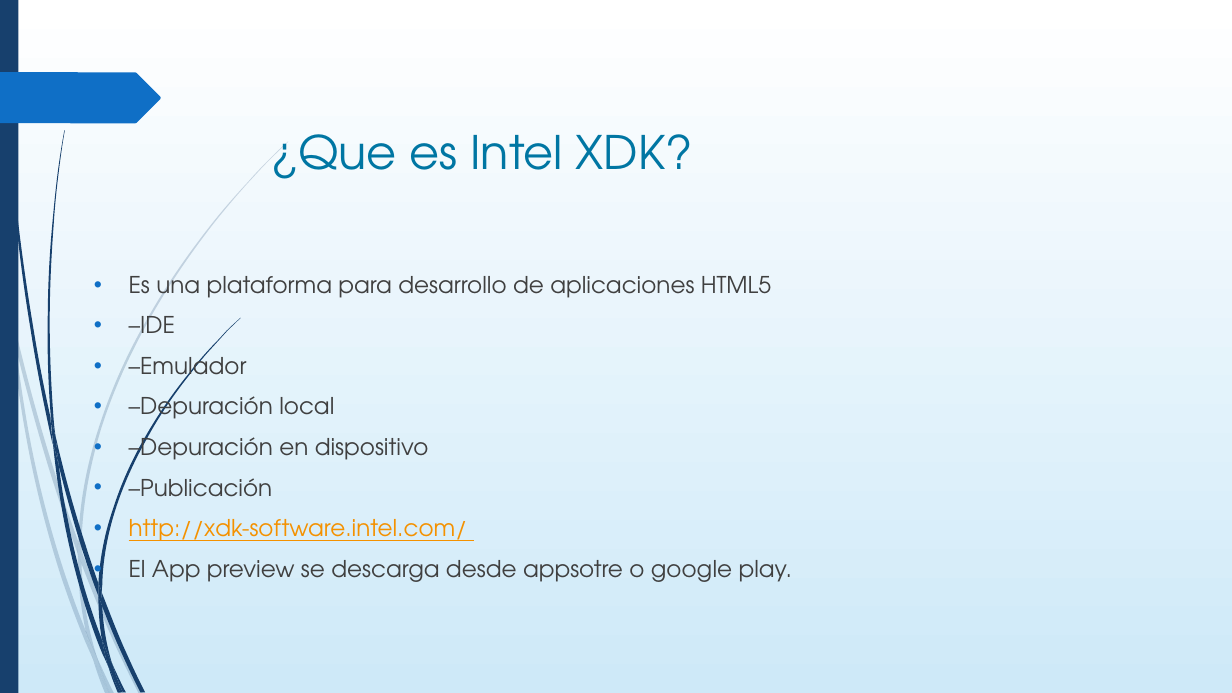
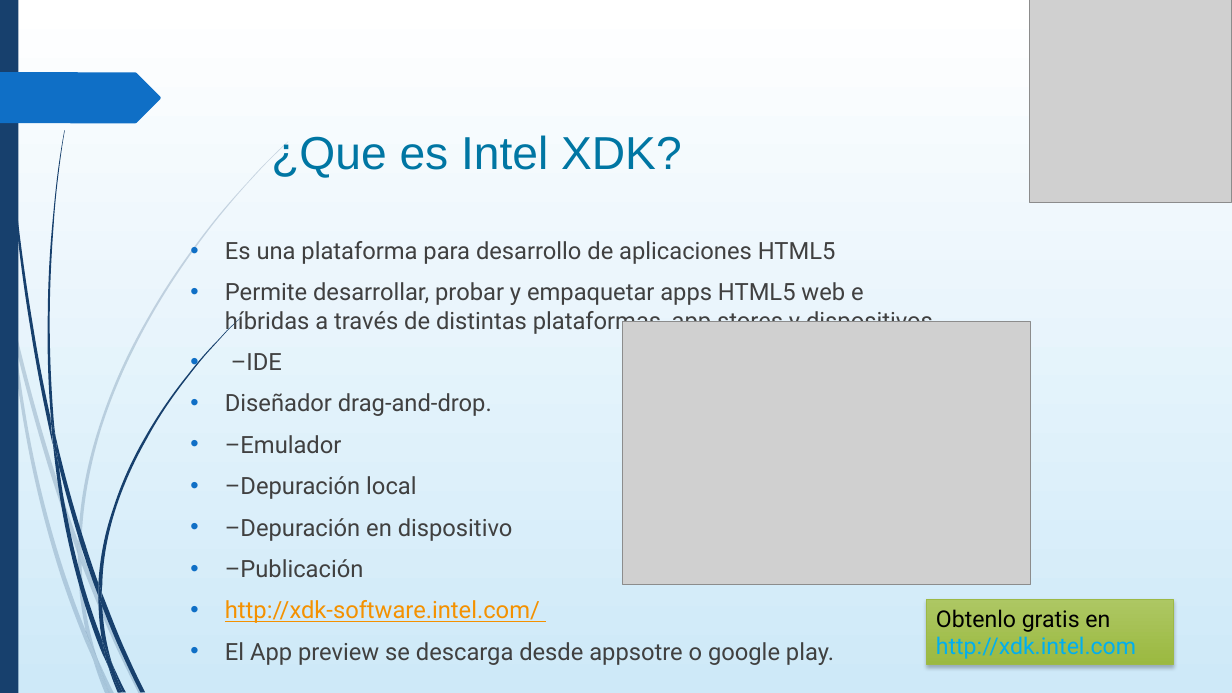
Before and after one commit to ivansoriasolis/ISII-20151-CardenasNavarro2, a slide deck: slide 2 of documentos/PresentacionEnergia.pptx. Drawn at 1232x693 pixels with LibreOffice and Linux fonts; fonts in the diff are those of the drawing; grey boxes stand for pictures. Boxes give left, top, right and bottom in pixels: in the first picture for what was removed or moved away, otherwise in the second. Text is boxed around its words. In the diff, an @@ line names an element or a change of style, - is before the commit and + after.

```diff
--- a/documentos/PresentacionEnergia.pptx
+++ b/documentos/PresentacionEnergia.pptx
@@ picture added at [1031,0,1232,202] @@
@@ title "¿Que es Intel XDK?" at [271,135,682,178]: font TeX Gyre Adventor to Arial @@
@@ text "Es una plataforma para desarrollo ...": place and size @@
-text "Es una plataforma para desarrollo ..." at [129,269,792,582]
+text "Es una plataforma para desarrollo ..." at [225,241,939,665]
@@ text at [225,241,836,665]: size 18 to 18.5 pt, font TeX Gyre Adventor to Roboto in "Es una plataforma para desarrollo de aplicaciones ...", "–IDE", "–Emulador", "–Depuración local" and 4 more places @@
@@ text at [225,282,939,334]: paragraph added @@
+• Permite desarrollar, probar y empaquetar apps HTML5 web e híbridas a través de distintas plataformas, app stores y dispositivos.
@@ picture added at [623,322,1031,584] @@
@@ text at [225,393,492,416]: paragraph added @@
+• Diseñador drag-and-drop.
@@ rectangle added at [927,600,1173,665], fill gradient #AEC864 to #9CB940, outline #9EB946 0.75 pt, 18 pt, text #00AFF0 @@
+Obtenlo gratis en
+http://xdk.intel.com
```
Also in this commit, not shown: 1 other slide changed, 3 slides added, 1 slide removed, 17 other files.
